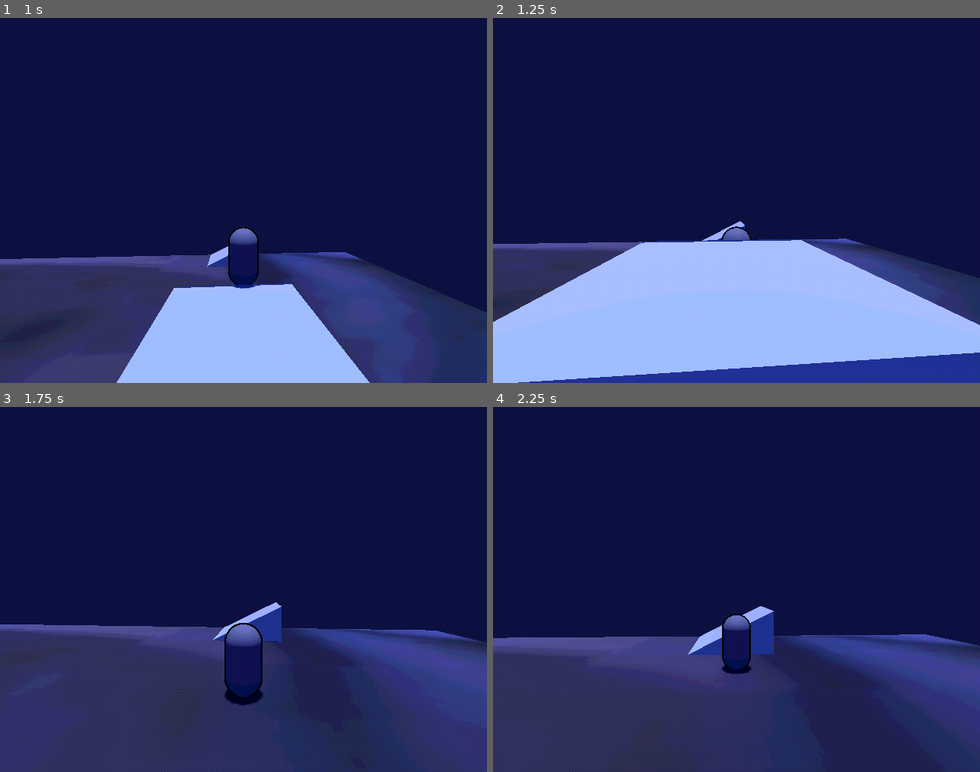
Above: before the commit, frames 1-4 (two rows, left to right).
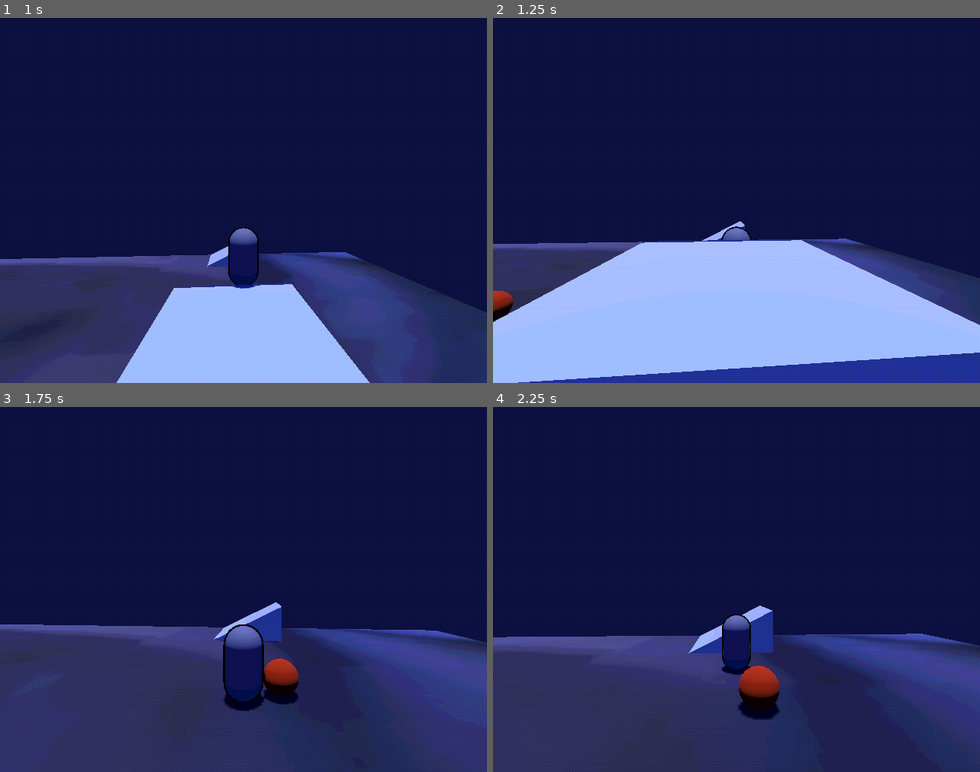
Above: after the commit, the same moments.

Repository: EwamEwam/Yr12GodotEwanOllie
Game: Godot game, scene res://Scenes/Level/World.tscn
Two runs of this game, one before a commit and one after it. Both use one fixed random seed, a clock stepped at 60 frames per second and the inputs below.
Inputs (mouse positions are in pixels of both pictures, inside the frame that each line leads up to):
- Up to frame 1 (1 s): move the mouse to (267, 200) at 0.52 s; hold W (Up) from 0.53 s (still down); tap E (E) at 0.6 s
- Up to frame 2 (1.25 s): keep holding W (Up)
- Up to frame 3 (1.75 s): keep holding W (Up); move the mouse to (219, 589) at 1.27 s; tap E (E) at 1.35 s
- Up to frame 4 (2.25 s): keep holding W (Up); move the mouse to (746, 582) at 2.02 s; hold Shift (Shift) from 2.03 s (still down)

Frame 1 is identical in both runs. In frame 2, 0.3% of the frame differs, in the area x 0-5%, y 74-84%; in frame 3, 1.3%; in frame 4, 1.3%, in the area x 0-98%, y 54-86%.

Commit message:
made enemy stop before going to player

Diff:
--- a/dumb-things-in-deep-water/Scenes/Characters/enemy.tscn
+++ b/dumb-things-in-deep-water/Scenes/Characters/enemy.tscn
@@ -7,6 +7,9 @@
 
 [sub_resource type="SphereMesh" id="SphereMesh_lsx3x"]
 material = SubResource("StandardMaterial3D_j51ow")
+
+[sub_resource type="SphereShape3D" id="SphereShape3D_lsx3x"]
+radius = 0.617265
 
 [sub_resource type="SphereShape3D" id="SphereShape3D_b1c4r"]
 
@@ -17,8 +20,15 @@
 transform = Transform3D(1, 0, 0, 0, 1, 0, 0, 0, 1, 0, 0.5, 0)
 mesh = SubResource("SphereMesh_lsx3x")
 
+[node name="Hitbox" type="Area3D" parent="MeshInstance3D"]
+
+[node name="Collision" type="CollisionShape3D" parent="MeshInstance3D/Hitbox"]
+shape = SubResource("SphereShape3D_lsx3x")
+
 [node name="CollisionShape3D" type="CollisionShape3D" parent="."]
 transform = Transform3D(1, 0, 0, 0, 1, 0, 0, 0, 1, 0, 0.5, 0)
 shape = SubResource("SphereShape3D_b1c4r")
 
 [node name="NavigationAgent3D" type="NavigationAgent3D" parent="."]
+
+[connection signal="body_entered" from="MeshInstance3D/Hitbox" to="." method="_on_hitbox_body_entered"]
--- a/dumb-things-in-deep-water/Scripts/Characters/enemy.gd
+++ b/dumb-things-in-deep-water/Scripts/Characters/enemy.gd
@@ -2,10 +2,11 @@
 
 @onready var nav_agent :NavigationAgent3D = $NavigationAgent3D
 
-@export var SPEED :float = 4.0
+@export var SPEED :float = 40
 @export var ACCEL :float = 1.0
 
 @export var DETECTION_DISTANCE :float = 50.0
+@export var MIN_DETECTION_DIST :float = 2.0
 
 func _physics_process(delta :float) -> void:
 	if not is_on_floor():
@@ -13,16 +14,30 @@
 	else:
 		velocity.y = 0
 
-	if (global_position - Playerstats.player.global_position).length() < DETECTION_DISTANCE:
+	var distance :float = (global_position - Playerstats.player.global_position).length()
+	if distance < DETECTION_DISTANCE and distance > MIN_DETECTION_DIST:
+
 		var direction = Vector3()
+		direction = (nav_agent.get_next_path_position() - global_position).normalized()
+		velocity = velocity.lerp(direction * SPEED, ACCEL * delta)
 
-		var current_location :Vector3 = global_transform.origin
-		direction = (nav_agent.get_next_path_position() - current_location).normalized()
+	elif distance < MIN_DETECTION_DIST:
 
-		velocity = velocity.lerp(direction * SPEED, ACCEL * delta)
+		var direction = Vector3()
+		direction = (nav_agent.get_next_path_position() - global_position).normalized()
+		velocity = velocity.lerp(Vector3.ZERO, delta*10)
+
 	else:
 		velocity = velocity.lerp(Vector3.ZERO, ACCEL*delta)
 
 	move_and_slide()
+
 func update_target_location(target_location :Vector3) -> void:
 	nav_agent.target_position = target_location
+
+func _on_hitbox_body_entered(body: Node3D) -> void:
+	if body.is_in_group("Player"):
+		await get_tree().create_timer(1).timeout
+		Input.set_mouse_mode(Input.MOUSE_MODE_VISIBLE)
+		OS.alert("On Grand Bibby, you are dead.")
+		get_tree().quit()
Not shown: 1 places in dumb-things-in-deep-water/Scenes/Characters/enemy.tscn that only renumber resources
